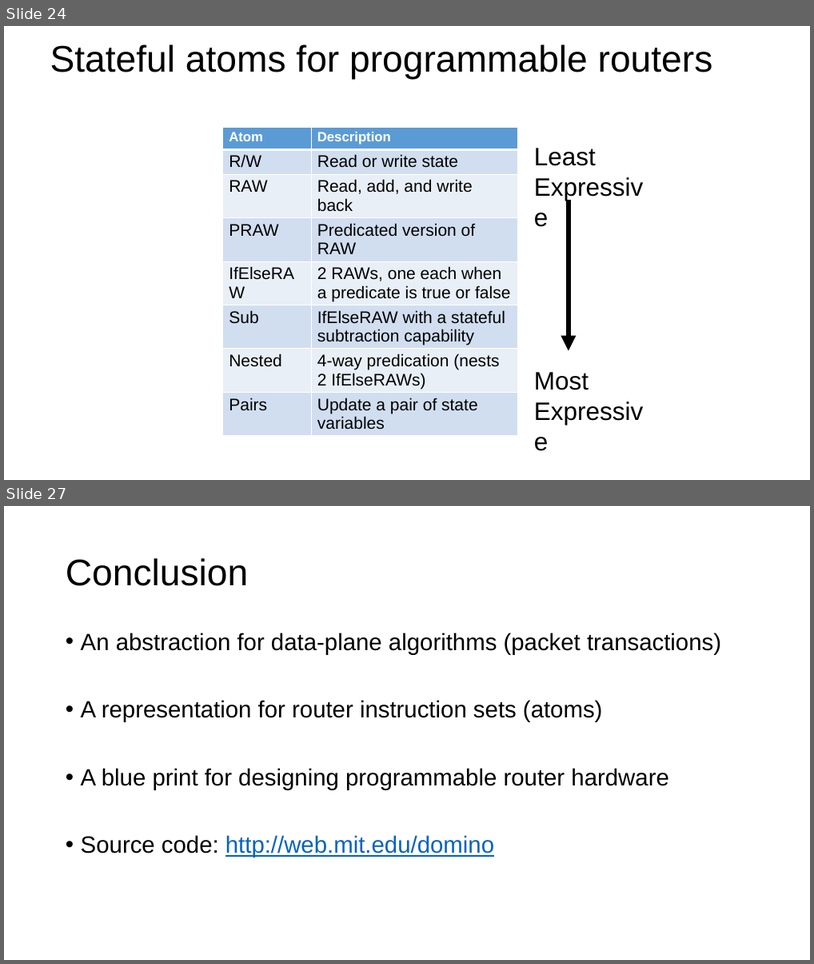
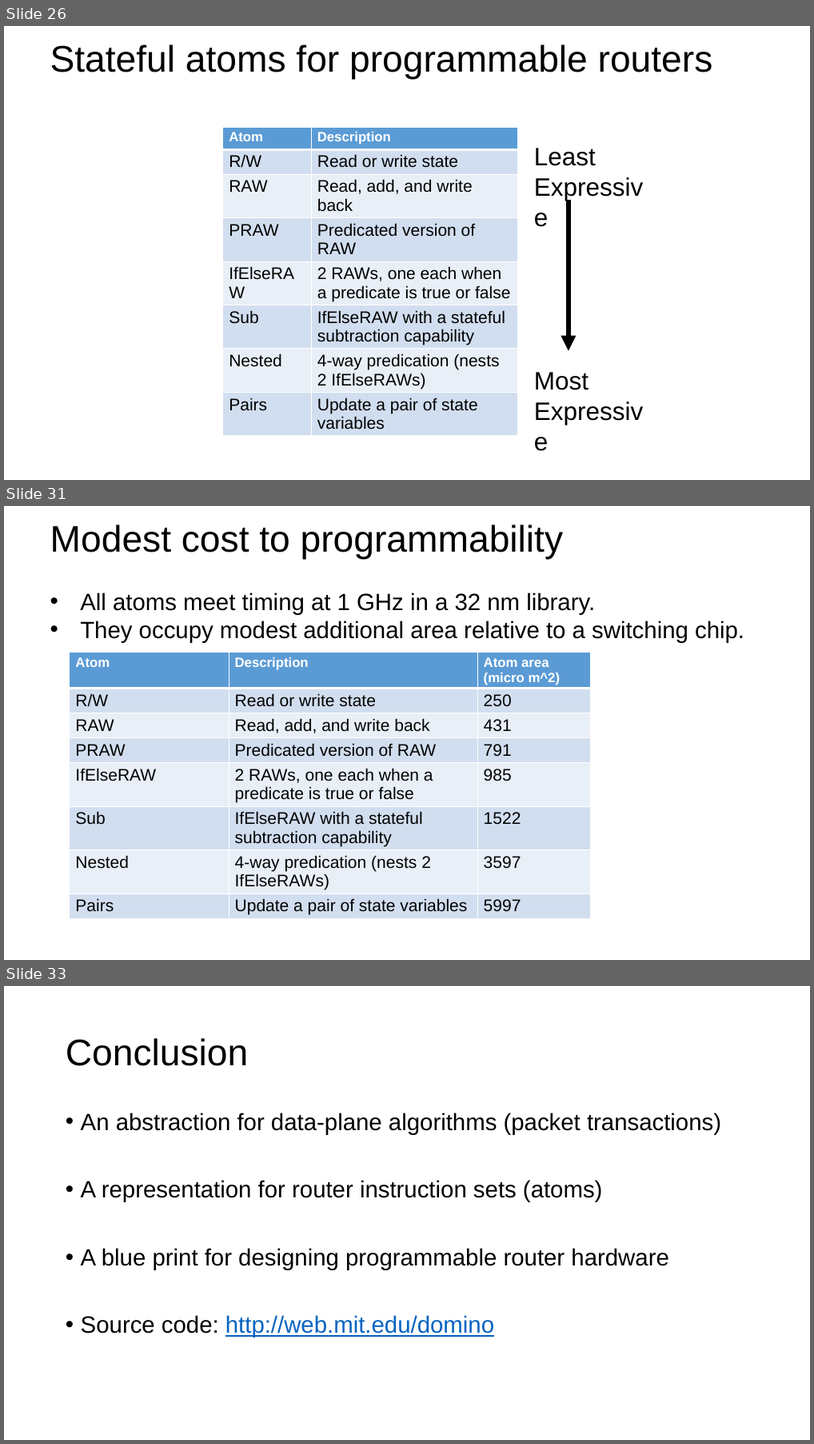
Before and after one commit to anirudhSK/pifo-domino-marple-ppts, a slide deck: domino_sigcomm.pptx. Shown one above the other, each under a label of ours: slides 24 and 27 before the commit, slides 26, 31 and 33 after it; the slides between them are not shown. The pictures are 814x964 and 814x1444 pixels, drawn with LibreOffice and Linux fonts; fonts in the diff are those of the drawing. Boxes give left, top, right and bottom in pixels: in the first picture for what was removed or moved away, otherwise in the second. Text is boxed around its words. In the diff, an @@ line names an element or a change of style, - is before the commit and + after.

```diff
--- a/domino_sigcomm.pptx
+++ b/domino_sigcomm.pptx
@@ slide 31 added at (4, 506, 810, 960), background #FFFFFF @@
@@ text added at (50, 524, 563, 559), 44 pt, text #000000 @@
+Modest cost to programmability
@@ text added at (80, 592, 745, 643), 28 pt, text #000000 @@
+• All atoms meet timing at 1 GHz in a 32 nm library.
+• They occupy modest additional area relative to a switching chip.
@@ table added at (70, 652, 591, 935), 8 rows, 3 columns @@
+Atom | Description | Atom area / (micro m^2)
+R/W | Read or write state | 250
+RAW | Read, add, and write back | 431
+PRAW | Predicated version of RAW | 791
+IfElseRAW | 2 RAWs, one each when a predicate is true or false | 985
+Sub | IfElseRAW with a stateful subtraction capability | 1522
+Nested | 4-way predication (nests 2 IfElseRAWs) | 3597
+Pairs | Update a pair of state variables | 5997
@@ what was slide 24 is now slide 26 @@
@@ what was slide 27 is now slide 33 @@
```
Also in this commit, not shown: 8 slides changed, 7 other slides added, 1 slide removed.
